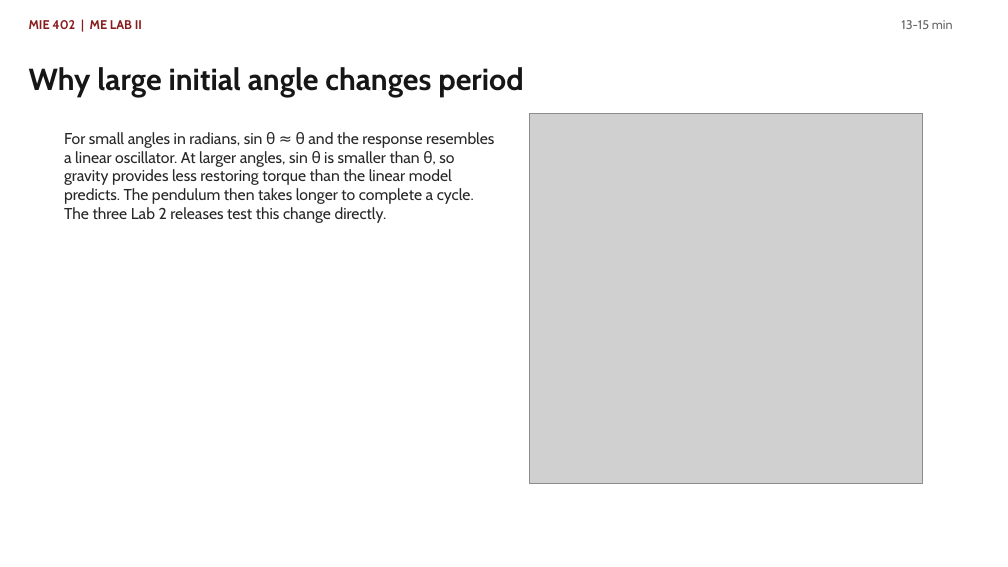
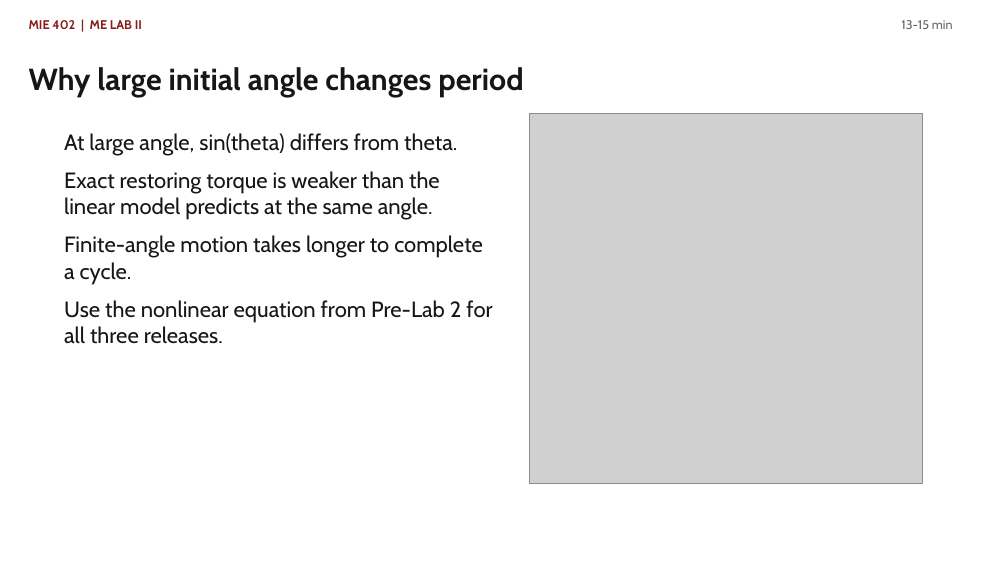
Before and after one commit to Ehsan-Roohi/MIE402-Lab, a slide deck: slide 7 of site/docs/MIE402_Lecture03_Single_Pendulum_PreLab2_Fall2026.pptx. Drawn at 1008x567 pixels with LibreOffice and Linux fonts; fonts in the diff are those of the drawing; grey boxes stand for pictures. Boxes give left, top, right and bottom in pixels: in the first picture for what was removed or moved away, otherwise in the second. Text is boxed around its words. In the diff, an @@ line names an element or a change of style, - is before the commit and + after.

```diff
--- a/site/docs/MIE402_Lecture03_Single_Pendulum_PreLab2_Fall2026.pptx
+++ b/site/docs/MIE402_Lecture03_Single_Pendulum_PreLab2_Fall2026.pptx
@@ text at <box>64,133,492,344</box>: text changed; size 15 to 21 pt; text colour #282828 to #161616 @@
-For small angles in radians, sin θ ≈ θ and the response resembles a linear oscillator. At larger angles, sin θ is smaller than θ, so gravity provides less restoring torque than the linear model predicts. The pendulum then takes longer to complete a cycle. The three Lab 2 releases test this change directly.
+At large angle, sin(theta) differs from theta.
+Exact restoring torque is weaker than the linear model predicts at the same angle.
+Finite-angle motion takes longer to complete a cycle.
+Use the nonlinear equation from Pre-Lab 2 for all three releases.
```
Also in this commit, not shown: 11 other slides changed, 2 other files.
